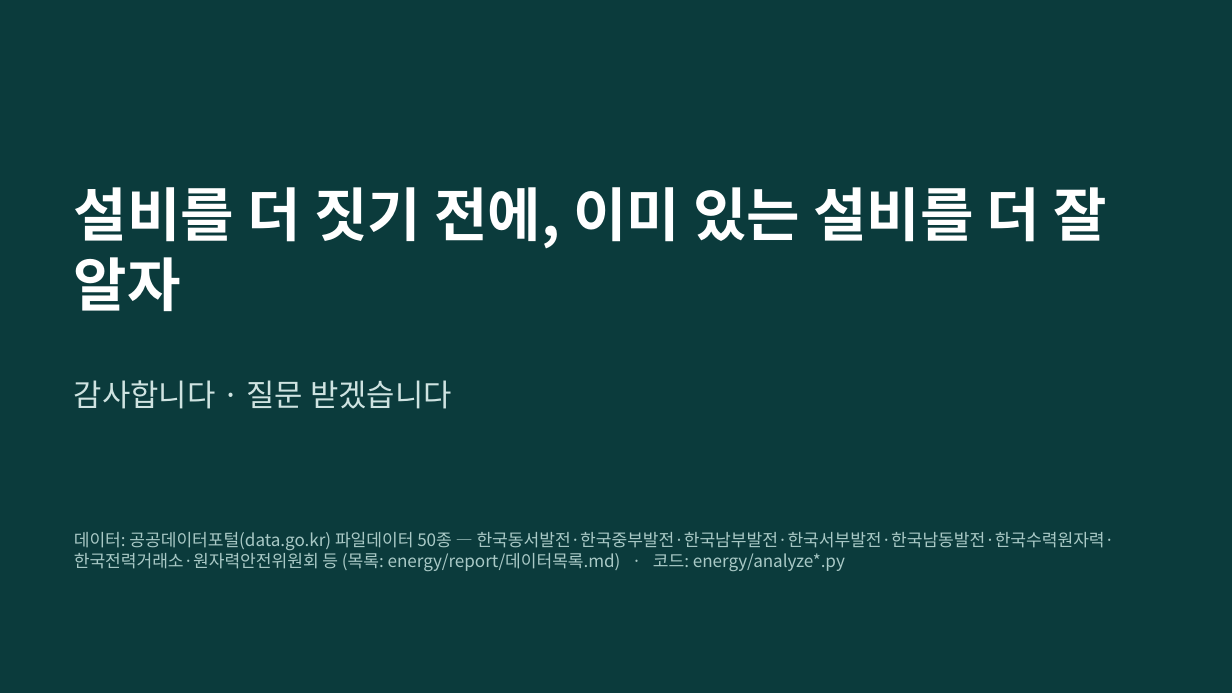
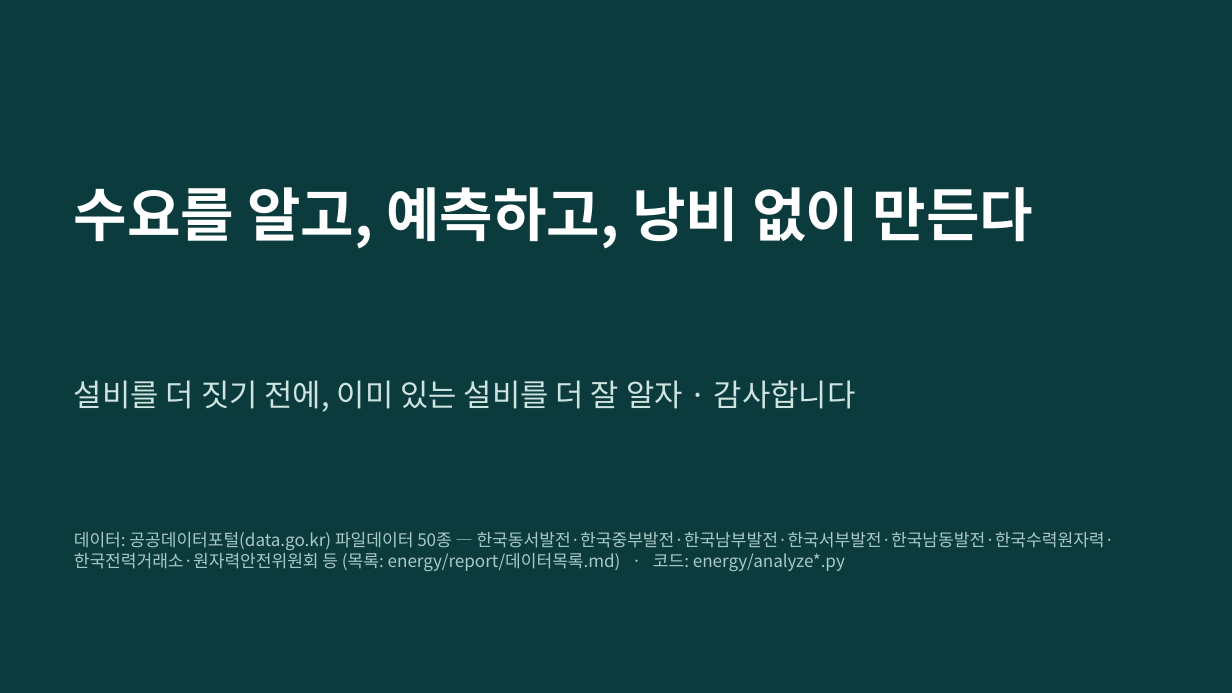
Before and after one commit to junseok7-cpu/hello, a slide deck: slide 24 of energy/report/발표자료_최종.pptx (slide 21 before the commit). Drawn at 1232x693 pixels with LibreOffice and Linux fonts; fonts in the diff are those of the drawing. Boxes give left, top, right and bottom in pixels: in the first picture for what was removed or moved away, otherwise in the second. Text is boxed around its words. In the diff, an @@ line names an element or a change of style, - is before the commit and + after.

```diff
--- a/energy/report/발표자료_최종.pptx
+++ b/energy/report/발표자료_최종.pptx
@@ title at [74,187,1033,249]: text changed @@
-설비를 더 짓기 전에, 이미 있는 설비를 더 잘 알자
+수요를 알고, 예측하고, 낭비 없이 만든다
@@ text at [74,380,856,412]: text changed @@
-감사합니다 · 질문 받겠습니다
+설비를 더 짓기 전에, 이미 있는 설비를 더 잘 알자 · 감사합니다
```
Also in this commit, not shown: 11 other slides changed, 3 slides added, 9 other files.
